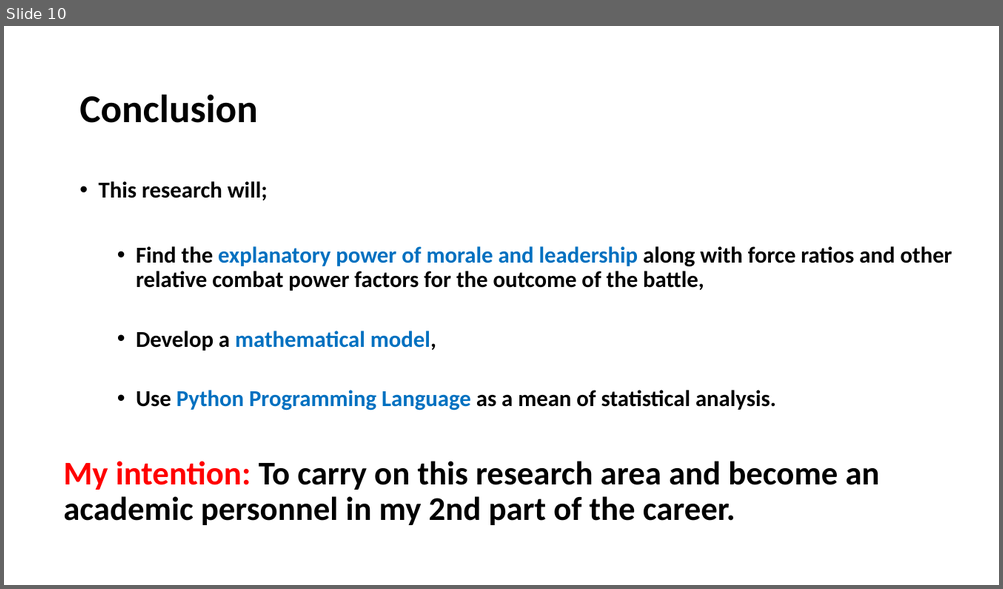
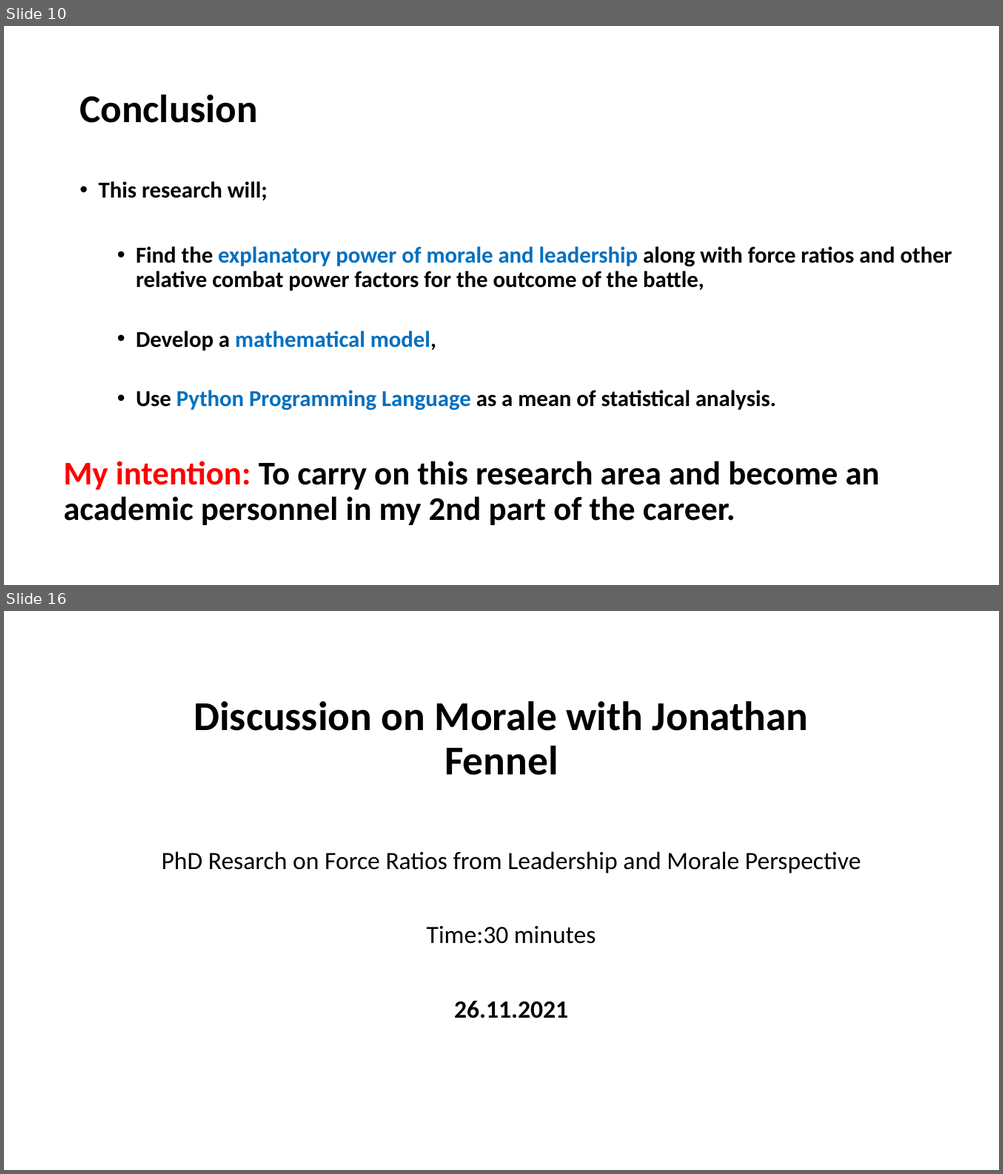
Before and after one commit to GurkanGitHub/PhD, a slide deck: PhD Discussion.pptx. Shown one above the other, each under a label of ours: slide 10 before the commit, slides 10 and 16 after it; the slides between them are not shown. The pictures are 1003x589 and 1003x1174 pixels, drawn with LibreOffice and Linux fonts; fonts in the diff are those of the drawing. Boxes give left, top, right and bottom in pixels: in the first picture for what was removed or moved away, otherwise in the second. Text is boxed around its words. In the diff, an @@ line names an element or a change of style, - is before the commit and + after.

```diff
--- a/PhD Discussion.pptx
+++ b/PhD Discussion.pptx
@@ slide 16 added at (4,611,999,1170), background #FFFFFF @@
@@ title added at (193,701,808,775), 39.6 pt, text #000000, bold @@
+Discussion on Morale with Jonathan Fennel
@@ subtitle added at (162,851,860,1019), 24 pt, text #000000 @@
+PhD Resarch on Force Ratios from Leadership and Morale Perspective
+Time:30 minutes
+26.11.2021
```
Also in this commit, not shown: 7 other slides added, 4 other files.
